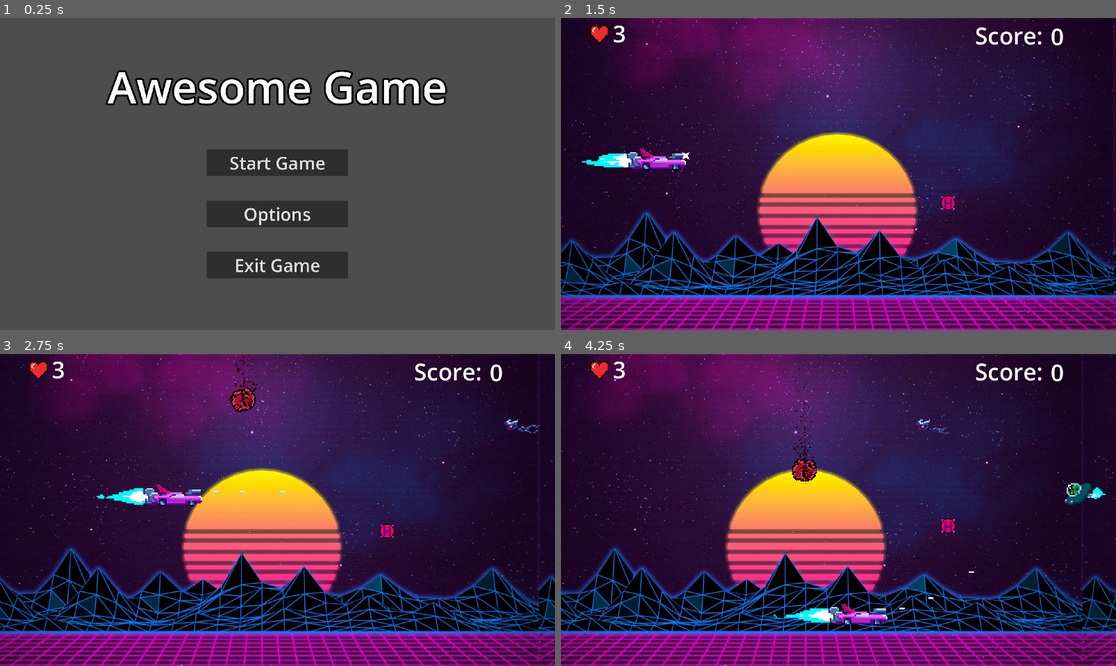
Above: before the commit, frames 1-4 (two rows, left to right).
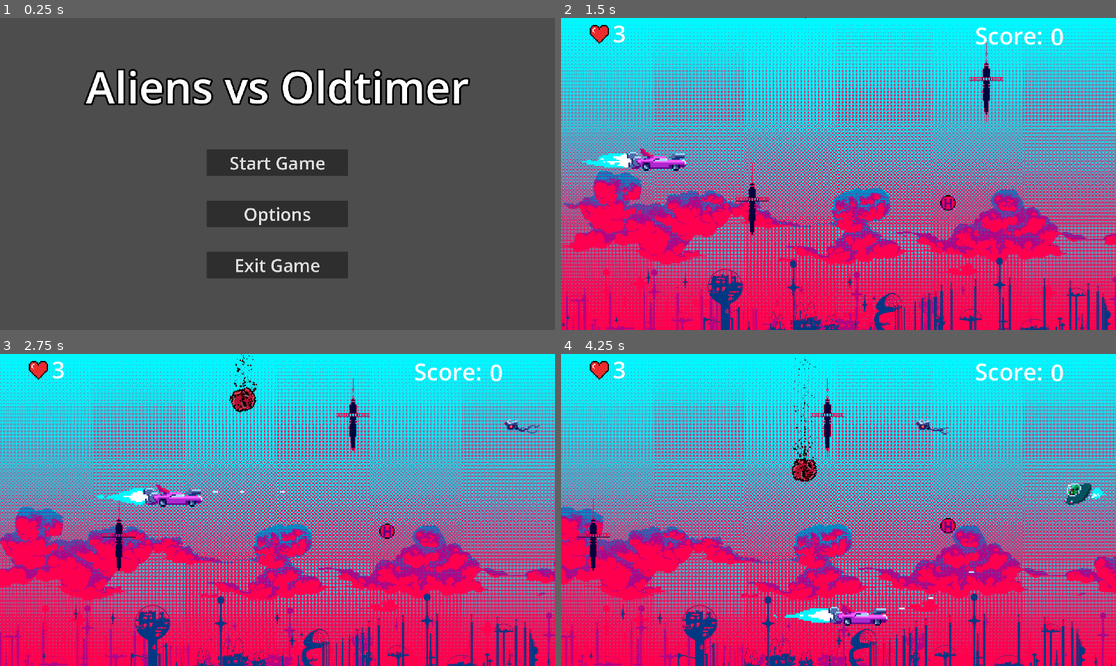
Above: after the commit, the same moments.

Repository: P0ddy/Project-Bentley
Game: Godot game, scene res://Scenes/Menu/main_menu.tscn
Two runs of this game, one before a commit and one after it. Both use one fixed random seed, a clock stepped at 60 frames per second and the inputs below. Sound files missing from this copy of the repository are replaced by a short silence.
Inputs:
- Up to frame 1 (0.25 s): no input
- Up to frame 2 (1.5 s): click "Start Game" at 0.5 s; click "Select" at 1.25 s
- Up to frame 3 (2.75 s): hold D (right) from 2.03 s (still down); hold Space (shoot) from 2.03 s (still down)
- Up to frame 4 (4.25 s): release D (right) at 2.78 s; release Space (shoot) at 2.78 s; hold S (down) 2.78-3.53 s; tap Space (shoot) at 2.85 s; hold D (right) from 3.53 s (still down); hold Space (shoot) from 3.53 s (still down)

The runs differ from the first frame. In frame 1, 4.5% of the frame differs, in the area x 15-85%, y 16-29%; in frame 2, 99%, in the area x 0-100%, y 0-100%; in frame 3, 98%; in frame 4, 98%.

Commit message:
add paralax

Diff:
--- a/Scenes/MainScene/Game.tscn
+++ b/Scenes/MainScene/Game.tscn
@@ -11,9 +11,13 @@
 [ext_resource type="Texture2D" uid="uid://cpjn0s8enagpg" path="res://Assets/HP.png" id="6_i8dvb"]
 [ext_resource type="PackedScene" uid="uid://hxv8ns0db8i0" path="res://Scenes/MainScene/vel.tscn" id="6_uldu1"]
 [ext_resource type="Script" path="res://Scenes/MainScene/Background.gd" id="8_p2q4e"]
-[ext_resource type="Texture2D" uid="uid://dogyvl4glwhi8" path="res://Assets/BG test.jpg" id="9_w7vak"]
 [ext_resource type="Script" path="res://Scenes/MainScene/Camera.gd" id="11_xfkbu"]
 [ext_resource type="PackedScene" uid="uid://cuyb3s030kqqs" path="res://Scenes/MainScene/PickUps/health_pick_up.tscn" id="12_upobf"]
+[ext_resource type="Texture2D" uid="uid://06ljkvg0dv4a" path="res://Assets/BackGround/Parallax_Background_A.png" id="13_t0eib"]
+[ext_resource type="Texture2D" uid="uid://b4tt5m0imjcf4" path="res://Assets/BackGround/Parallax_Background_B.png" id="14_8txea"]
+[ext_resource type="Texture2D" uid="uid://g6n13kuw400b" path="res://Assets/BackGround/Parallax_Background_C.png" id="15_1qupc"]
+[ext_resource type="Texture2D" uid="uid://di6mdlyjrhcv5" path="res://Assets/BackGround/Parallax_Background_D.png" id="16_52iaw"]
+[ext_resource type="Texture2D" uid="uid://3sl6ck5bhsp5" path="res://Assets/BackGround/Parallax_Background_E.png" id="17_03452"]
 
 [sub_resource type="FontVariation" id="FontVariation_smcdk"]
 
@@ -103,13 +107,49 @@
 script = ExtResource("8_p2q4e")
 
 [node name="ParallaxLayer" type="ParallaxLayer" parent="Background"]
-motion_mirroring = Vector2(1920, 0)
+motion_scale = Vector2(0, 0)
+motion_mirroring = Vector2(3860, 0)
 
 [node name="Sprite2D" type="Sprite2D" parent="Background/ParallaxLayer"]
 position = Vector2(960, 540)
-texture = ExtResource("9_w7vak")
+texture = ExtResource("13_t0eib")
+offset = Vector2(970, 0)
 
 [node name="ParallaxLayer2" type="ParallaxLayer" parent="Background"]
+motion_scale = Vector2(0.4, 0.4)
+motion_mirroring = Vector2(3860, 0)
+
+[node name="Sprite2D" type="Sprite2D" parent="Background/ParallaxLayer2"]
+position = Vector2(960, 540)
+texture = ExtResource("14_8txea")
+offset = Vector2(970, 0)
+
+[node name="ParallaxLayer3" type="ParallaxLayer" parent="Background"]
+motion_scale = Vector2(1.2, 1.2)
+motion_mirroring = Vector2(3860, 0)
+
+[node name="Sprite2D" type="Sprite2D" parent="Background/ParallaxLayer3"]
+position = Vector2(960, 540)
+texture = ExtResource("15_1qupc")
+offset = Vector2(970, 0)
+
+[node name="ParallaxLayer4" type="ParallaxLayer" parent="Background"]
+motion_scale = Vector2(0.8, 0.8)
+motion_mirroring = Vector2(3860, 0)
+
+[node name="Sprite2D" type="Sprite2D" parent="Background/ParallaxLayer4"]
+position = Vector2(960, 540)
+texture = ExtResource("16_52iaw")
+offset = Vector2(970, 0)
+
+[node name="ParallaxLayer5" type="ParallaxLayer" parent="Background"]
+motion_scale = Vector2(5, 5)
+motion_mirroring = Vector2(3860, 0)
+
+[node name="Sprite2D" type="Sprite2D" parent="Background/ParallaxLayer5"]
+position = Vector2(960, 540)
+texture = ExtResource("17_03452")
+offset = Vector2(970, 20)
 
 [node name="Camera" type="Camera2D" parent="."]
 position = Vector2(960, 540)
--- a/Scenes/MainScene/player.tscn
+++ b/Scenes/MainScene/player.tscn
@@ -57,6 +57,24 @@
 stream_2/stream = ExtResource("12_l3slp")
 stream_2/weight = 1.0
 
+[sub_resource type="Animation" id="Animation_kfemg"]
+resource_name = "FlameIdle"
+length = 0.8021
+loop_mode = 1
+step = 0.0983526
+tracks/0/type = "value"
+tracks/0/imported = false
+tracks/0/enabled = true
+tracks/0/path = NodePath("../FlameSprite:frame")
+tracks/0/interp = 1
+tracks/0/loop_wrap = true
+tracks/0/keys = {
+"times": PackedFloat32Array(0, 0.0983526, 0.196705, 0.295058, 0.39341, 0.491763, 0.590116, 0.688468),
+"transitions": PackedFloat32Array(1, 1, 1, 1, 1, 1, 1, 1),
+"update": 1,
+"values": [0, 1, 2, 3, 4, 5, 6, 7]
+}
+
 [sub_resource type="Animation" id="Animation_k2i5w"]
 resource_name = "Idle"
 length = 0.4635
@@ -101,24 +119,6 @@
 "values": [0]
 }
 
-[sub_resource type="Animation" id="Animation_kfemg"]
-resource_name = "FlameIdle"
-length = 0.8021
-loop_mode = 1
-step = 0.0983526
-tracks/0/type = "value"
-tracks/0/imported = false
-tracks/0/enabled = true
-tracks/0/path = NodePath("../FlameSprite:frame")
-tracks/0/interp = 1
-tracks/0/loop_wrap = true
-tracks/0/keys = {
-"times": PackedFloat32Array(0, 0.0983526, 0.196705, 0.295058, 0.39341, 0.491763, 0.590116, 0.688468),
-"transitions": PackedFloat32Array(1, 1, 1, 1, 1, 1, 1, 1),
-"update": 1,
-"values": [0, 1, 2, 3, 4, 5, 6, 7]
-}
-
 [sub_resource type="AnimationLibrary" id="AnimationLibrary_qnx04"]
 _data = {
 "FlameIdle": SubResource("Animation_kfemg"),
@@ -149,6 +149,7 @@
 wait_time = 0.25
 
 [node name="MuzzleFlash" type="Sprite2D" parent="."]
+visible = false
 position = Vector2(187, 10)
 rotation = 0.785398
 scale = Vector2(0.467437, 0.454693)
--- a/Scenes/Menu/main_menu.tscn
+++ b/Scenes/Menu/main_menu.tscn
@@ -36,7 +36,7 @@
 theme_override_colors/font_outline_color = Color(0, 0, 0, 1)
 theme_override_constants/outline_size = 25
 theme_override_font_sizes/font_size = 151
-text = "Awesome Game"
+text = "Aliens vs Oldtimer"
 horizontal_alignment = 1
 
 [node name="StartButton" type="Button" parent="MarginContainer/VBoxContainer"]
Not shown: 1 places in Scenes/MainScene/Game.tscn that only renumber resources
Not shown: 1 places in Scenes/Menu/character_select.tscn that only renumber resources
